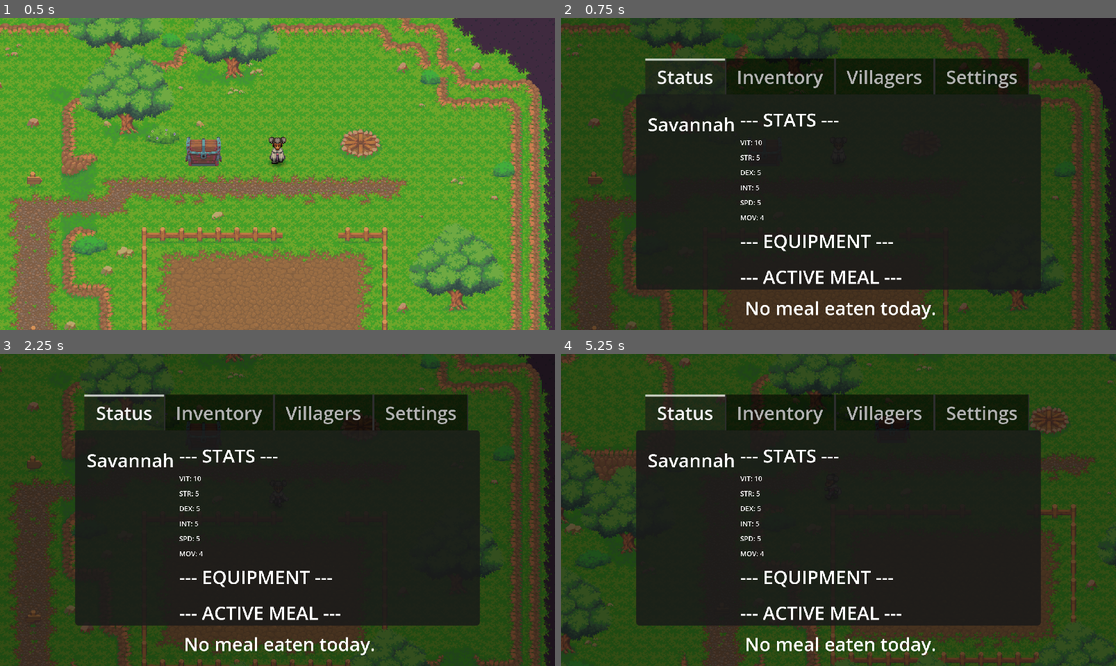
Above: before the commit, frames 1-4 (two rows, left to right).
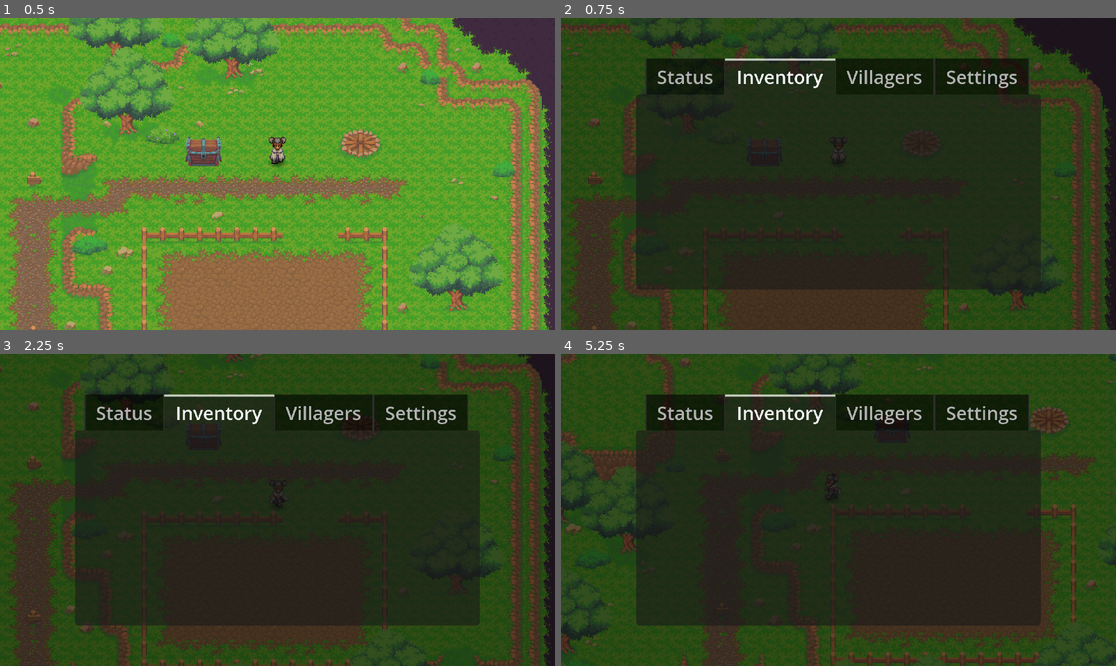
Above: after the commit, the same moments.

Repository: TheKangGaming/bloomblight
Game: Godot game, scene res://scenes/level/game.tscn
Two runs of this game, one before a commit and one after it. Both use one fixed random seed, a clock stepped at 60 frames per second and the inputs below.
Inputs (mouse positions are in pixels of both pictures, inside the frame that each line leads up to):
- Up to frame 1 (0.5 s): no input
- Up to frame 2 (0.75 s): tap Enter at 0.5 s; move the mouse to (960, 158) at 0.52 s; hold D (right) from 0.53 s (still down); hold Tab (ui_focus_next) from 0.53 s (still down); tap Space (action) at 0.6 s; click (960, 158) at 0.67 s
- Up to frame 3 (2.25 s): tap Space (action) at 1.25, 1.55, 2.1 s; move the mouse to (166, 525) at 1.27 s; release D (right) at 1.28 s; release Tab (ui_focus_next) at 1.28 s; hold S (down) 1.28-2.03 s; tap Tab (ui_focus_next) at 1.35 s; move the mouse to (333, 441) at 2.02 s; hold D (right) from 2.03 s (still down); hold Tab (ui_focus_next) from 2.03 s (still down)
- Up to frame 4 (5.25 s): tap Enter at 2.75 s; move the mouse to (810, 572) at 2.77 s; release D (right) at 2.78 s; release Tab (ui_focus_next) at 2.78 s; hold 1 (tool_forward) 2.78-3.53 s; tap E (interact) at 2.85 s; click (810, 572) at 2.92 s; tap Space (action) at 3.05, 3.5, 4.55 s; move the mouse to (1005, 556) at 3.52 s; hold Shift (run) 3.53-4.28 s; hold A (left) 3.53-5.03 s; tap Tab (ui_focus_next) at 3.8 s; move the mouse to (672, 463) at 4.27 s; tap Mouse wheel down (tool_backward) at 4.35 s; move the mouse to (866, 510) at 5.02 s; hold S (down) from 5.03 s (still down); hold Tab (ui_focus_next) from 5.03 s (still down); click (866, 510) at 5.17 s

Frame 1 is identical in both runs. In frame 2, 2.8% of the frame differs, in the area x 15-68%, y 12-97%; in frame 3, 2.8%; in frame 4, 2.8%.

Commit message:
Status Menu Fixed

Diff:
--- a/scenes/ui/main_menu.gd
+++ b/scenes/ui/main_menu.gd
@@ -2,13 +2,18 @@
 
 @onready var inventory_grid = $CenterContainer/TabContainer/Inventory/Margin/Grid
 @onready var tabs = $CenterContainer/TabContainer
-@onready var lbl_vit = $CenterContainer/TabContainer/Status/MarginContainer/HBoxContainer/StatsSide/LblVIT
-@onready var lbl_str = $CenterContainer/TabContainer/Status/MarginContainer/HBoxContainer/StatsSide/LblSTR
-@onready var lbl_dex = $CenterContainer/TabContainer/Status/MarginContainer/HBoxContainer/StatsSide/LblDEX
-@onready var lbl_int = $CenterContainer/TabContainer/Status/MarginContainer/HBoxContainer/StatsSide/LblINT
-@onready var lbl_spd = $CenterContainer/TabContainer/Status/MarginContainer/HBoxContainer/StatsSide/LblSPD
-@onready var lbl_mov = $CenterContainer/TabContainer/Status/MarginContainer/HBoxContainer/StatsSide/LblMOV
-@onready var lbl_food = $CenterContainer/TabContainer/Status/MarginContainer/HBoxContainer/StatsSide/HBoxContainer/LblFoodBuff
+
+
+# Column 2: Stats
+@onready var lbl_vit = $CenterContainer/TabContainer/Status/MarginContainer/HBoxContainer/StatsColumn/LblVIT
+@onready var lbl_str = $CenterContainer/TabContainer/Status/MarginContainer/HBoxContainer/StatsColumn/LblSTR
+@onready var lbl_dex = $CenterContainer/TabContainer/Status/MarginContainer/HBoxContainer/StatsColumn/LblDEX
+@onready var lbl_int = $CenterContainer/TabContainer/Status/MarginContainer/HBoxContainer/StatsColumn/LblINT
+@onready var lbl_spd = $CenterContainer/TabContainer/Status/MarginContainer/HBoxContainer/StatsColumn/LblSPD
+@onready var lbl_mov = $CenterContainer/TabContainer/Status/MarginContainer/HBoxContainer/StatsColumn/LblMOV
+
+# Column 3: Meal
+@onready var lbl_food = $CenterContainer/TabContainer/Status/MarginContainer/HBoxContainer/EquipMealColumn/MealSection/MealBox/LblFoodBuff
 
 # Preload the slot scene
 const SLOT_SCENE = preload("res://scenes/ui/inventory_slot.tscn")
@@ -30,7 +35,7 @@
 	if visible:
 		# Default to Inventory tab (Index 1) for now
 		if tabs:
-			tabs.current_tab = 0
+			tabs.current_tab = 1
 		update_inventory()
 
 
--- a/scenes/ui/main_menu.tscn
+++ b/scenes/ui/main_menu.tscn
@@ -58,100 +58,135 @@
 theme_override_constants/margin_right = 10
 theme_override_constants/margin_bottom = 10
 
-[node name="HBoxContainer" type="HBoxContainer" parent="CenterContainer/TabContainer/Status/MarginContainer" unique_id=1523021264]
-layout_mode = 2
-
-[node name="CharacterSide" type="VBoxContainer" parent="CenterContainer/TabContainer/Status/MarginContainer/HBoxContainer" unique_id=1605533648]
-layout_mode = 2
-
-[node name="CharIamge" type="TextureRect" parent="CenterContainer/TabContainer/Status/MarginContainer/HBoxContainer/CharacterSide" unique_id=1674427440]
+[node name="HBoxContainer" type="HBoxContainer" parent="CenterContainer/TabContainer/Status/MarginContainer" unique_id=1145245835]
+layout_mode = 2
+theme_override_constants/separation = 30
+alignment = 1
+
+[node name="CharacterColumn" type="VBoxContainer" parent="CenterContainer/TabContainer/Status/MarginContainer/HBoxContainer" unique_id=1447613036]
+layout_mode = 2
+theme_override_constants/separation = 10
+alignment = 1
+
+[node name="CharIamge" type="TextureRect" parent="CenterContainer/TabContainer/Status/MarginContainer/HBoxContainer/CharacterColumn" unique_id=2130585838]
+custom_minimum_size = Vector2(96, 96)
 layout_mode = 2
 texture = SubResource("AtlasTexture_1g8jr")
 expand_mode = 1
 stretch_mode = 5
 
-[node name="Label" type="Label" parent="CenterContainer/TabContainer/Status/MarginContainer/HBoxContainer/CharacterSide" unique_id=1721906892]
-layout_mode = 2
+[node name="Label" type="Label" parent="CenterContainer/TabContainer/Status/MarginContainer/HBoxContainer/CharacterColumn" unique_id=1856157678]
+layout_mode = 2
+theme_override_font_sizes/font_size = 18
 text = "Savannah"
 horizontal_alignment = 1
 
-[node name="StatsSide" type="VBoxContainer" parent="CenterContainer/TabContainer/Status/MarginContainer/HBoxContainer" unique_id=1263499574]
-layout_mode = 2
-
-[node name="Label" type="Label" parent="CenterContainer/TabContainer/Status/MarginContainer/HBoxContainer/StatsSide" unique_id=1130040912]
-layout_mode = 2
+[node name="StatsColumn" type="VBoxContainer" parent="CenterContainer/TabContainer/Status/MarginContainer/HBoxContainer" unique_id=1972340568]
+layout_mode = 2
+size_flags_horizontal = 3
+theme_override_constants/separation = 5
+
+[node name="Label" type="Label" parent="CenterContainer/TabContainer/Status/MarginContainer/HBoxContainer/StatsColumn" unique_id=2063925]
+layout_mode = 2
+theme_override_font_sizes/font_size = 16
 text = "--- STATS ---"
-
-[node name="LblVIT" type="RichTextLabel" parent="CenterContainer/TabContainer/Status/MarginContainer/HBoxContainer/StatsSide" unique_id=586536176]
-layout_mode = 2
-theme_override_font_sizes/normal_font_size = 6
+horizontal_alignment = 1
+
+[node name="LblVIT" type="RichTextLabel" parent="CenterContainer/TabContainer/Status/MarginContainer/HBoxContainer/StatsColumn" unique_id=606827553]
+layout_mode = 2
+theme_override_font_sizes/normal_font_size = 16
 bbcode_enabled = true
 text = "VIT: 10"
 fit_content = true
 
-[node name="LblSTR" type="RichTextLabel" parent="CenterContainer/TabContainer/Status/MarginContainer/HBoxContainer/StatsSide" unique_id=1126178086]
-layout_mode = 2
-theme_override_font_sizes/normal_font_size = 6
+[node name="LblSTR" type="RichTextLabel" parent="CenterContainer/TabContainer/Status/MarginContainer/HBoxContainer/StatsColumn" unique_id=2003085922]
+layout_mode = 2
+theme_override_font_sizes/normal_font_size = 16
 bbcode_enabled = true
 text = "STR: 5"
 fit_content = true
 
-[node name="LblDEX" type="RichTextLabel" parent="CenterContainer/TabContainer/Status/MarginContainer/HBoxContainer/StatsSide" unique_id=723724472]
-layout_mode = 2
-theme_override_font_sizes/normal_font_size = 6
+[node name="LblDEX" type="RichTextLabel" parent="CenterContainer/TabContainer/Status/MarginContainer/HBoxContainer/StatsColumn" unique_id=250093837]
+layout_mode = 2
+theme_override_font_sizes/normal_font_size = 16
 bbcode_enabled = true
 text = "DEX: 5"
 fit_content = true
 
-[node name="LblINT" type="RichTextLabel" parent="CenterContainer/TabContainer/Status/MarginContainer/HBoxContainer/StatsSide" unique_id=101171724]
-layout_mode = 2
-theme_override_font_sizes/normal_font_size = 6
+[node name="LblINT" type="RichTextLabel" parent="CenterContainer/TabContainer/Status/MarginContainer/HBoxContainer/StatsColumn" unique_id=313342756]
+layout_mode = 2
+theme_override_font_sizes/normal_font_size = 16
 bbcode_enabled = true
 text = "INT: 5"
 fit_content = true
 
-[node name="LblSPD" type="RichTextLabel" parent="CenterContainer/TabContainer/Status/MarginContainer/HBoxContainer/StatsSide" unique_id=947975247]
-layout_mode = 2
-theme_override_font_sizes/normal_font_size = 6
+[node name="LblSPD" type="RichTextLabel" parent="CenterContainer/TabContainer/Status/MarginContainer/HBoxContainer/StatsColumn" unique_id=2007312667]
+layout_mode = 2
+theme_override_font_sizes/normal_font_size = 16
 bbcode_enabled = true
 text = "SPD: 5"
 fit_content = true
 
-[node name="LblMOV" type="RichTextLabel" parent="CenterContainer/TabContainer/Status/MarginContainer/HBoxContainer/StatsSide" unique_id=395945172]
-layout_mode = 2
-theme_override_font_sizes/normal_font_size = 6
+[node name="LblMOV" type="RichTextLabel" parent="CenterContainer/TabContainer/Status/MarginContainer/HBoxContainer/StatsColumn" unique_id=1257560564]
+layout_mode = 2
+theme_override_font_sizes/normal_font_size = 16
 bbcode_enabled = true
 text = "MOV: 4"
 fit_content = true
 
-[node name="Label2" type="Label" parent="CenterContainer/TabContainer/Status/MarginContainer/HBoxContainer/StatsSide" unique_id=2016344533]
-layout_mode = 2
+[node name="EquipMealColumn" type="VBoxContainer" parent="CenterContainer/TabContainer/Status/MarginContainer/HBoxContainer" unique_id=66628913]
+layout_mode = 2
+size_flags_horizontal = 3
+theme_override_constants/separation = 15
+
+[node name="EquipmentSection" type="VBoxContainer" parent="CenterContainer/TabContainer/Status/MarginContainer/HBoxContainer/EquipMealColumn" unique_id=680301345]
+layout_mode = 2
+theme_override_constants/separation = 10
+
+[node name="Label2" type="Label" parent="CenterContainer/TabContainer/Status/MarginContainer/HBoxContainer/EquipMealColumn/EquipmentSection" unique_id=253258411]
+layout_mode = 2
+theme_override_font_sizes/font_size = 16
 text = "--- EQUIPMENT ---"
-
-[node name="EquipmentSlots" type="HBoxContainer" parent="CenterContainer/TabContainer/Status/MarginContainer/HBoxContainer/StatsSide" unique_id=1069723609]
-layout_mode = 2
-
-[node name="SlowWeapon" type="TextureRect" parent="CenterContainer/TabContainer/Status/MarginContainer/HBoxContainer/StatsSide/EquipmentSlots" unique_id=565932586]
-layout_mode = 2
-
-[node name="SlotArmor" type="TextureRect" parent="CenterContainer/TabContainer/Status/MarginContainer/HBoxContainer/StatsSide/EquipmentSlots" unique_id=1303031925]
-layout_mode = 2
-
-[node name="SlotAccessory" type="TextureRect" parent="CenterContainer/TabContainer/Status/MarginContainer/HBoxContainer/StatsSide/EquipmentSlots" unique_id=413398833]
-layout_mode = 2
-
-[node name="Label3" type="Label" parent="CenterContainer/TabContainer/Status/MarginContainer/HBoxContainer/StatsSide" unique_id=1658126831]
-layout_mode = 2
+horizontal_alignment = 1
+
+[node name="EquipmentSlots" type="HBoxContainer" parent="CenterContainer/TabContainer/Status/MarginContainer/HBoxContainer/EquipMealColumn/EquipmentSection" unique_id=524047688]
+layout_mode = 2
+theme_override_constants/separation = 10
+alignment = 1
+
+[node name="SlotWeapon" type="TextureRect" parent="CenterContainer/TabContainer/Status/MarginContainer/HBoxContainer/EquipMealColumn/EquipmentSection/EquipmentSlots" unique_id=14761311]
+custom_minimum_size = Vector2(32, 32)
+layout_mode = 2
+
+[node name="SlotArmor" type="TextureRect" parent="CenterContainer/TabContainer/Status/MarginContainer/HBoxContainer/EquipMealColumn/EquipmentSection/EquipmentSlots" unique_id=464324818]
+custom_minimum_size = Vector2(32, 32)
+layout_mode = 2
+
+[node name="SlotAccessory" type="TextureRect" parent="CenterContainer/TabContainer/Status/MarginContainer/HBoxContainer/EquipMealColumn/EquipmentSection/EquipmentSlots" unique_id=351365248]
+custom_minimum_size = Vector2(32, 32)
+layout_mode = 2
+
+[node name="MealSection" type="VBoxContainer" parent="CenterContainer/TabContainer/Status/MarginContainer/HBoxContainer/EquipMealColumn" unique_id=1861666293]
+layout_mode = 2
+theme_override_constants/separation = 10
+
+[node name="Label3" type="Label" parent="CenterContainer/TabContainer/Status/MarginContainer/HBoxContainer/EquipMealColumn/MealSection" unique_id=2036198577]
+layout_mode = 2
+theme_override_font_sizes/font_size = 16
 text = "--- ACTIVE MEAL ---"
-
-[node name="HBoxContainer" type="HBoxContainer" parent="CenterContainer/TabContainer/Status/MarginContainer/HBoxContainer/StatsSide" unique_id=1608412307]
-layout_mode = 2
-
-[node name="ActiveFoodIcon" type="TextureRect" parent="CenterContainer/TabContainer/Status/MarginContainer/HBoxContainer/StatsSide/HBoxContainer" unique_id=123709936]
-layout_mode = 2
-
-[node name="LblFoodBuff" type="Label" parent="CenterContainer/TabContainer/Status/MarginContainer/HBoxContainer/StatsSide/HBoxContainer" unique_id=1954449098]
-layout_mode = 2
+horizontal_alignment = 1
+
+[node name="MealBox" type="HBoxContainer" parent="CenterContainer/TabContainer/Status/MarginContainer/HBoxContainer/EquipMealColumn/MealSection" unique_id=1444665788]
+layout_mode = 2
+alignment = 1
+
+[node name="ActiveFoodIcon" type="TextureRect" parent="CenterContainer/TabContainer/Status/MarginContainer/HBoxContainer/EquipMealColumn/MealSection/MealBox" unique_id=444635573]
+custom_minimum_size = Vector2(24, 24)
+layout_mode = 2
+
+[node name="LblFoodBuff" type="Label" parent="CenterContainer/TabContainer/Status/MarginContainer/HBoxContainer/EquipMealColumn/MealSection/MealBox" unique_id=83190328]
+layout_mode = 2
+theme_override_font_sizes/font_size = 14
 text = "No meal eaten."
 
 [node name="Inventory" type="Control" parent="CenterContainer/TabContainer" unique_id=261012711]
